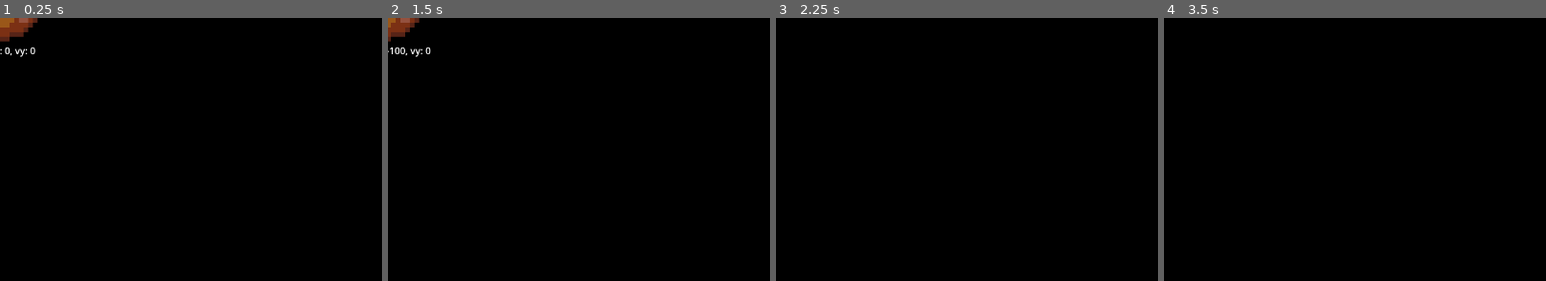
Above: before the commit, frames 1-4 (left to right).
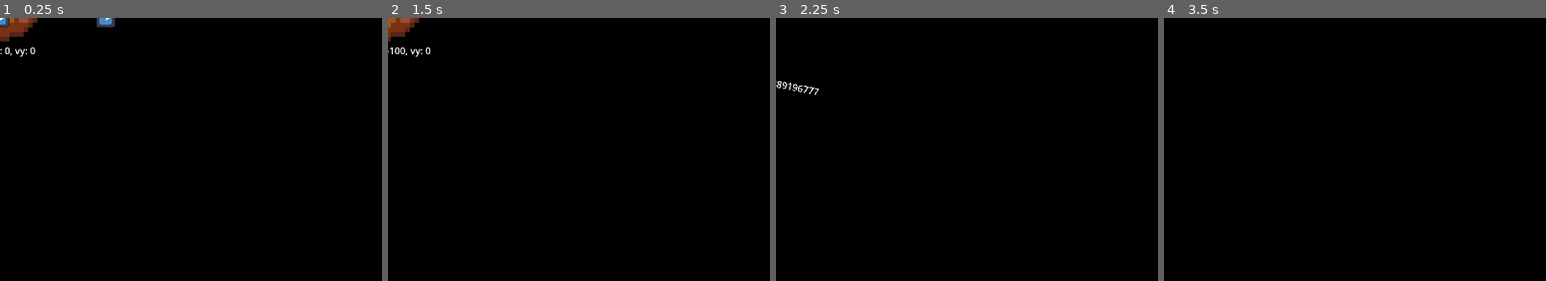
Above: after the commit, the same moments.

Repository: LaffertyDev/ld53-space-truckers
Game: Godot game, scene res://src/game/ships/ship.tscn
Same seed, same stepped clock (60 frames per second), same inputs: the game is played once before the commit and once after it. This scene is started directly instead of the project's main scene. The engine's default icon, where the game draws it, is replaced by a stand-in: a white triangle on a blue panel in a dark square.
Inputs:
- Up to frame 1 (0.25 s): no input
- Up to frame 2 (1.5 s): tap Enter at 0.5 s; hold E (ship_translate_right, bound only after the commit) 0.53-1.28 s; hold X (all_stop) 0.53-1.28 s; tap Space at 1.25 s; hold S (ship_thrust_backward) from 1.28 s (still down); tap X (all_stop) at 1.35 s
- Up to frame 3 (2.25 s): tap Enter at 2 s; release S (ship_thrust_backward) at 2.03 s; hold E (ship_translate_right, bound only after the commit) from 2.03 s (still down); hold Right (rotate_clockwise) from 2.03 s (still down)
- Up to frame 4 (3.5 s): tap X (all_stop) at 2.3, 3.05 s; tap Space at 2.75 s; release E (ship_translate_right, bound only after the commit) at 2.78 s; release Right (rotate_clockwise) at 2.78 s; hold S (ship_thrust_backward) from 2.78 s (still down); tap Left (rotate_counterclockwise) at 2.85 s
The pictures show only the part of the screen within x 0-50%, y 0-50%; the shares and areas given below are measured in that part.

The runs differ from the first frame. In frame 1, 0.3% of the frame differs, in the area x 0-31%, y 0-4%; in frame 2, nothing differs; in frame 3, 0.2%; in frame 4, nothing differs.

Commit message:
ship movement feel

Diff:
--- a/project.godot
+++ b/project.godot
@@ -51,6 +51,16 @@
 "events": [Object(InputEventKey,"resource_local_to_scene":false,"resource_name":"","device":-1,"window_id":0,"alt_pressed":false,"shift_pressed":false,"ctrl_pressed":false,"meta_pressed":false,"pressed":false,"keycode":0,"physical_keycode":88,"key_label":0,"unicode":120,"echo":false,"script":null)
 ]
 }
+ship_translate_left={
+"deadzone": 0.5,
+"events": [Object(InputEventKey,"resource_local_to_scene":false,"resource_name":"","device":-1,"window_id":0,"alt_pressed":false,"shift_pressed":false,"ctrl_pressed":false,"meta_pressed":false,"pressed":false,"keycode":0,"physical_keycode":81,"key_label":0,"unicode":113,"echo":false,"script":null)
+]
+}
+ship_translate_right={
+"deadzone": 0.5,
+"events": [Object(InputEventKey,"resource_local_to_scene":false,"resource_name":"","device":-1,"window_id":0,"alt_pressed":false,"shift_pressed":false,"ctrl_pressed":false,"meta_pressed":false,"pressed":false,"keycode":0,"physical_keycode":69,"key_label":0,"unicode":101,"echo":false,"script":null)
+]
+}
 
 [rendering]
 
--- a/src/game/ships/ship.gd
+++ b/src/game/ships/ship.gd
@@ -3,6 +3,8 @@
 var player_name: String
 const MAX_SPEED = 1500.0
 const ACCELERATION_PER_SECOND = 600 #980 is default gravity
+const SHIP_TRANSLATION_SPEED = 400
+const CORRECTION_SPEED = 300
 
 @export var my_velocity = self.velocity
 
@@ -12,43 +14,76 @@
 	set(val):
 		player_mp_id = val
 		$ShipInputSync.set_multiplayer_authority(player_mp_id)
+		%velocity_vector.visible = true
+		%acceleration_vector.visible = true
 
 func _ready():
 	#set_physics_process(multiplayer.is_server())
-	print(player_mp_id)
 	add_to_group("ships")
 	add_to_group("nodes_by_%s" % player_mp_id)
-	print(player_mp_id)
 	pass
 
 func _physics_process(_delta):
+	velocity = my_velocity
 	rotation = deg_to_rad(%ShipInputSync.ship_rotation_degrees)
 	%debug_label.text = "rd: %s, vx: %s, vy: %s" % [int(rad_to_deg(rotation)), velocity.x, velocity.y]
 
-	# compute velocity direction from my rotation
-	var sluggish_deceleration_amount = 0.5
-	var acceleration_normalized = ACCELERATION_PER_SECOND * _delta
-	var accel_vec = Vector2(acceleration_normalized * cos(rotation), acceleration_normalized * sin(rotation))
+	var facing_vector = Vector2.from_angle(rotation)
+	var angle_to_velocity = facing_vector.angle_to(velocity)
+	%velocity_vector.rotation = angle_to_velocity + 1.57
+	%velocity_vector.position = Vector2(1, 0).rotated(angle_to_velocity) * 180
+
+	# if all stop, accelerate all pull to zero
+	var thrust_acceleration_normalized = ACCELERATION_PER_SECOND * _delta
+	var thrust_acceleration_vector = Vector2(thrust_acceleration_normalized, 0).rotated(rotation)
 	if %ShipInputSync.is_thrusting_forward:
-		velocity += accel_vec
-		sluggish_deceleration_amount = 0
+		thrust_acceleration_vector *= 1
 	elif %ShipInputSync.is_thrusting_backward:
-		velocity -= accel_vec
-		sluggish_deceleration_amount = 0
-	elif %ShipInputSync.all_stop:
-		sluggish_deceleration_amount = 4
+		thrust_acceleration_vector *= -1
+	else:
+		thrust_acceleration_vector *= 0
 
-	if sluggish_deceleration_amount > 0:
-		if velocity.length() > 1:
-			var minimum_loss = velocity.normalized() * 100 * _delta
-			var real_loss = velocity * (_delta * sluggish_deceleration_amount)
-			if (minimum_loss.length() > real_loss.length()):
-				velocity -= minimum_loss
-			else:
-				velocity -= real_loss
+	var translation_acceleration_normalized = SHIP_TRANSLATION_SPEED * _delta
+	var translation_acceleration_vector = Vector2(SHIP_TRANSLATION_SPEED * _delta * cos(rotation - 1.57), SHIP_TRANSLATION_SPEED * _delta * sin(rotation - 1.57))
+	if %ShipInputSync.is_translating_left:
+		translation_acceleration_vector *= 1
+	elif %ShipInputSync.is_translating_right:
+		translation_acceleration_vector *= -1
+	else:
+		# reduce sideways motion aggressively
+		translation_acceleration_vector.x = 0
+		translation_acceleration_vector.y = 0
+
+	if thrust_acceleration_vector.is_zero_approx():
+		var correction_speed_normalized = velocity.abs().length() * 0.75 * _delta
+		var angle_to_velocity_degrees = rad_to_deg(angle_to_velocity)
+		if angle_to_velocity_degrees > 0 && angle_to_velocity_degrees < 90:
+			thrust_acceleration_vector = facing_vector.orthogonal() * correction_speed_normalized
+		elif angle_to_velocity_degrees < 0 && angle_to_velocity_degrees > -90:
+			thrust_acceleration_vector = facing_vector.orthogonal() * correction_speed_normalized * -1
+		elif angle_to_velocity_degrees < -90 || angle_to_velocity_degrees > 90:
+			thrust_acceleration_vector = velocity.normalized() * correction_speed_normalized * -1
 		else:
-			velocity.x = 0
-			velocity.y = 0
+			# we're dead-on, so just slow by an amount
+			thrust_acceleration_vector = velocity * -1 * _delta
 
+		if thrust_acceleration_vector.length() < 0.1:
+			thrust_acceleration_vector *= 0
+
+	var acceleration_total = thrust_acceleration_vector + translation_acceleration_vector
+	if %ShipInputSync.all_stop:
+		acceleration_total = velocity * _delta * -3.5 # bleed 25% of speed every second
+		if (acceleration_total.abs().length() < 1.5):
+			acceleration_total = velocity * _delta * -8
+
+	velocity += acceleration_total
+	%acceleration_vector.rotation = acceleration_total.angle() + 1.57 - rotation
+	%acceleration_vector.position = acceleration_total.normalized().rotated(-rotation) * 120
+
+	# min and max
+	if velocity.is_zero_approx():
+		velocity.x = 0
+		velocity.y = 0
 	velocity = velocity.limit_length(MAX_SPEED)
+	my_velocity = velocity
 	move_and_slide()
--- a/src/game/ships/ship.tscn
+++ b/src/game/ships/ship.tscn
@@ -1,5 +1,6 @@
-[gd_scene load_steps=7 format=3 uid="uid://d2ev1xh0atiji"]
+[gd_scene load_steps=8 format=3 uid="uid://d2ev1xh0atiji"]
 
+[ext_resource type="Texture2D" uid="uid://b2m2o4ld48a32" path="res://icon.svg" id="1_0jupo"]
 [ext_resource type="Script" path="res://src/game/ships/ship.gd" id="1_mb68k"]
 [ext_resource type="Texture2D" uid="uid://bvt3fuk6gxmah" path="res://src/game/ships/player_ship.png" id="2_enwnk"]
 [ext_resource type="Script" path="res://src/game/ships/ship_input_sync.gd" id="3_fjrh3"]
@@ -31,6 +32,12 @@
 properties/3/path = NodePath(".:all_stop")
 properties/3/spawn = true
 properties/3/sync = true
+properties/4/path = NodePath(".:is_translating_left")
+properties/4/spawn = true
+properties/4/sync = true
+properties/5/path = NodePath(".:is_translating_right")
+properties/5/spawn = true
+properties/5/sync = true
 
 [node name="ship" type="CharacterBody2D"]
 motion_mode = 1
@@ -59,3 +66,17 @@
 offset_top = 44.0
 offset_right = 63.0
 offset_bottom = 93.0
+
+[node name="velocity_vector" type="Sprite2D" parent="."]
+unique_name_in_owner = true
+position = Vector2(180, 2.08165e-12)
+rotation = 1.5708
+scale = Vector2(0.25, 0.25)
+texture = ExtResource("1_0jupo")
+
+[node name="acceleration_vector" type="Sprite2D" parent="."]
+unique_name_in_owner = true
+position = Vector2(120, 2.08165e-12)
+rotation = 1.5708
+scale = Vector2(0.25, 0.25)
+texture = ExtResource("1_0jupo")
--- a/src/game/ships/ship_input_sync.gd
+++ b/src/game/ships/ship_input_sync.gd
@@ -2,6 +2,8 @@
 
 @export var is_thrusting_forward := false
 @export var is_thrusting_backward := false
+@export var is_translating_left := false
+@export var is_translating_right := false
 @export var ship_rotation_degrees := 0
 @export var all_stop := false
 
@@ -27,6 +29,9 @@
 		is_thrusting_backward = false
 		# all_stop is sticky until you accelerate
 
+	is_translating_left = Input.is_action_pressed("ship_translate_left")
+	is_translating_right = Input.is_action_pressed("ship_translate_right")
+
 	if (Input.is_action_pressed("rotate_clockwise")):
 		ship_rotation_degrees = (ship_rotation_degrees + 1) % 360
 	elif (Input.is_action_pressed("rotate_counterclockwise")):
